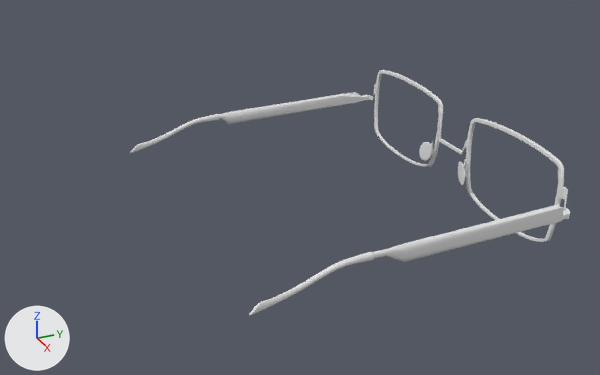
A saved change to the FBX model app/sampledata/m7.fbx.
Rendered twice from a 50 mm lens placed at (0.296, -0.152, 0.17), pointed at (0.007, -0.022, 0.025). The axes (+X, +Y, +Z) are drawn at lower left. The lights are the same throughout. Materials are left out; every surface is plain grey. Where no turn or scale is listed for an object, it has been applied to the vertices.

The older version as bpy lines, for what is in view:
```python
me_mesh = bpy.data.meshes.new('Mesh')
me_mesh.from_pydata(...)  # 22962 vertices, 22944 faces; spans x -0.081..0.079, y -0.067..0.069, z -0.011..0.031
me_mesh.materials.append(mat_aimatte1)
ob_metal_frame_reading_glasses_v2_max2011_iterations_2__metal_frame_reading_glasses_spectacle_frame = bpy.data.objects.new('_Metal_Frame_Reading_Glasses_V2_Max2011_iterations_2:_Metal_Frame_Reading_Glasses_Spectacle_Frame', me_mesh)
ob_metal_frame_reading_glasses_v2_max2011_iterations_2__metal_frame_reading_glasses_spectacle_frame.location = (-0.0004, -0.0069, 0.0171)
```
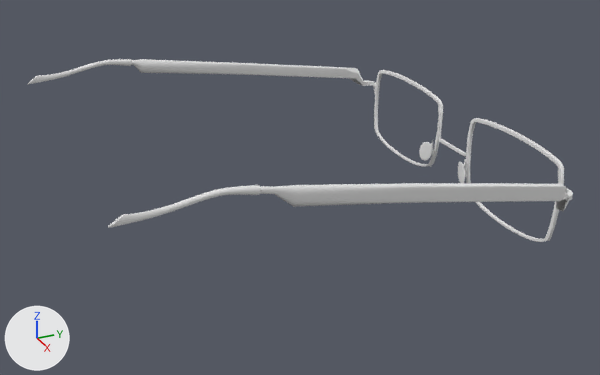
Location of each change, [x1, y1, x2, y2] in pixels of the pictures (600 x 375 px; the box of a moved part takes in the faces that stretch with it):
'_Metal_Frame_Reading_Glasses_V2_Max2011_iterations_2:_Metal_Frame_Reading_Glasses_Spectacle_Frame', reshaped (24% wider, 26% shorter): before [130, 70, 570, 316]; after [28, 59, 573, 242]
part 1 of me_mesh, moved or reshaped: before [249, 252, 374, 316]; after [108, 185, 261, 228]
part 2 of me_mesh, moved or reshaped: before [130, 114, 219, 153]; after [28, 59, 132, 84]
part 3 of me_mesh, moved or reshaped: before [373, 189, 570, 262]; after [260, 183, 573, 212]
part 4 of me_mesh, moved or reshaped: before [219, 91, 375, 124]; after [131, 59, 376, 91]
part 5 of me_mesh, moved or reshaped: before [461, 139, 470, 155]; after [461, 139, 470, 157]

Diff of the bpy script that builds the scene:
```diff
--- a/app/sampledata/m7.fbx.py
+++ b/app/sampledata/m7.fbx.py
@@ me_mesh @@
 # used by ob_metal_frame_reading_glasses_v2_max2011_iterations_2__metal_frame_reading_glasses_spectacle_frame; location = (-0.0004, -0.0069, 0.0171)
-me_mesh.from_pydata(...)  # 22962 vertices, 22944 faces; spans x -0.081..0.079, y -0.067..0.069, z -0.011..0.031
+me_mesh.from_pydata(...)  # 22962 vertices, 22944 faces; spans x -0.081..0.079, y -0.109..0.069, z -0.011..0.048
+# me_mesh part 1: the loose piece of 834 vertices spanning x 0.077..0.079, y -0.065..-0.019, z 0.001..0.014 is turned -11 degrees about the x axis through its middle, then moved by (0.0, -0.042, 0.037)
+# me_mesh part 2: the loose piece of 834 vertices spanning x -0.079..-0.077, y -0.067..-0.021, z 0.001..0.014 is turned -9.3 degrees about the x axis through its middle, then moved by (0.0, -0.042, 0.036)
+# me_mesh part 3: 3854 of 22962 vertices moved; they spanned x 0.072..0.079, y -0.019..0.068, z 0.007..0.016 and now span x 0.072..0.079, y -0.061..0.068, z 0.013..0.046; mean shift (0.0, -0.007, 0.011); largest move (0.078, -0.019, 0.011) -> (0.078, -0.061, 0.044)
+# me_mesh part 4: 3733 of 22962 vertices moved; they spanned x -0.081..-0.076, y -0.021..0.067, z 0.008..0.015 and now span x -0.081..-0.075, y -0.062..0.067, z 0.017..0.046; mean shift (0.0, -0.007, 0.012); largest move (-0.078, -0.016, 0.008) -> (-0.078, -0.058, 0.04)
+# me_mesh part 5: 148 of the vertices in x 0.009..0.012, y 0.066..0.067, z 0.013..0.017 are scaled about their middle by (1, 1, 0.195), then moved by (0.0, 0.0, -0.005)
```
